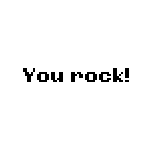
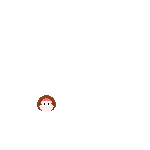
Layered file, before and after one edit (150x150). Changes by layer:
hid "you rock" over [23,68,129,82]
showed group "dave" (4 layers) over [37,95,56,112]
painted on "dave head" over [37,98,56,111]
